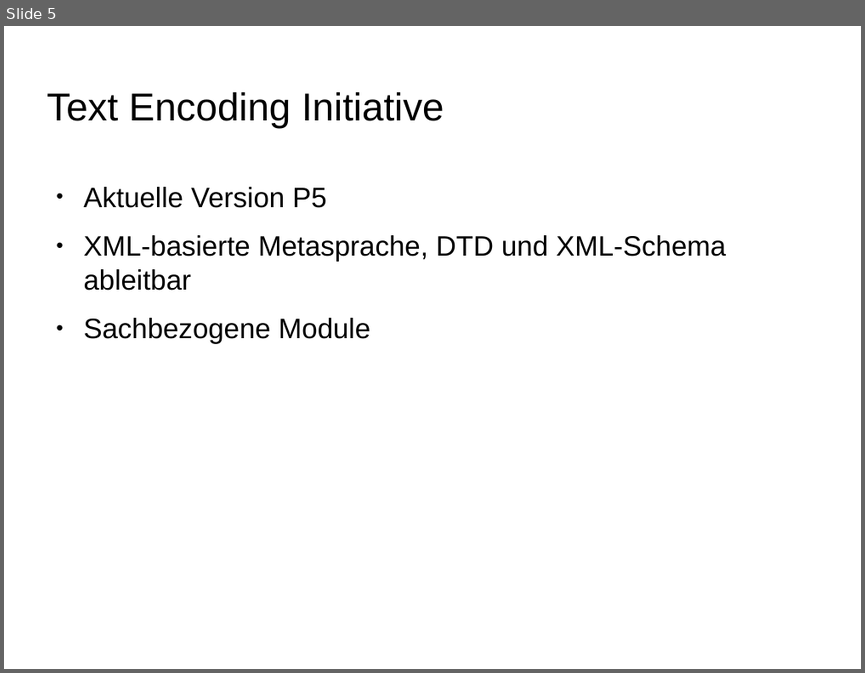
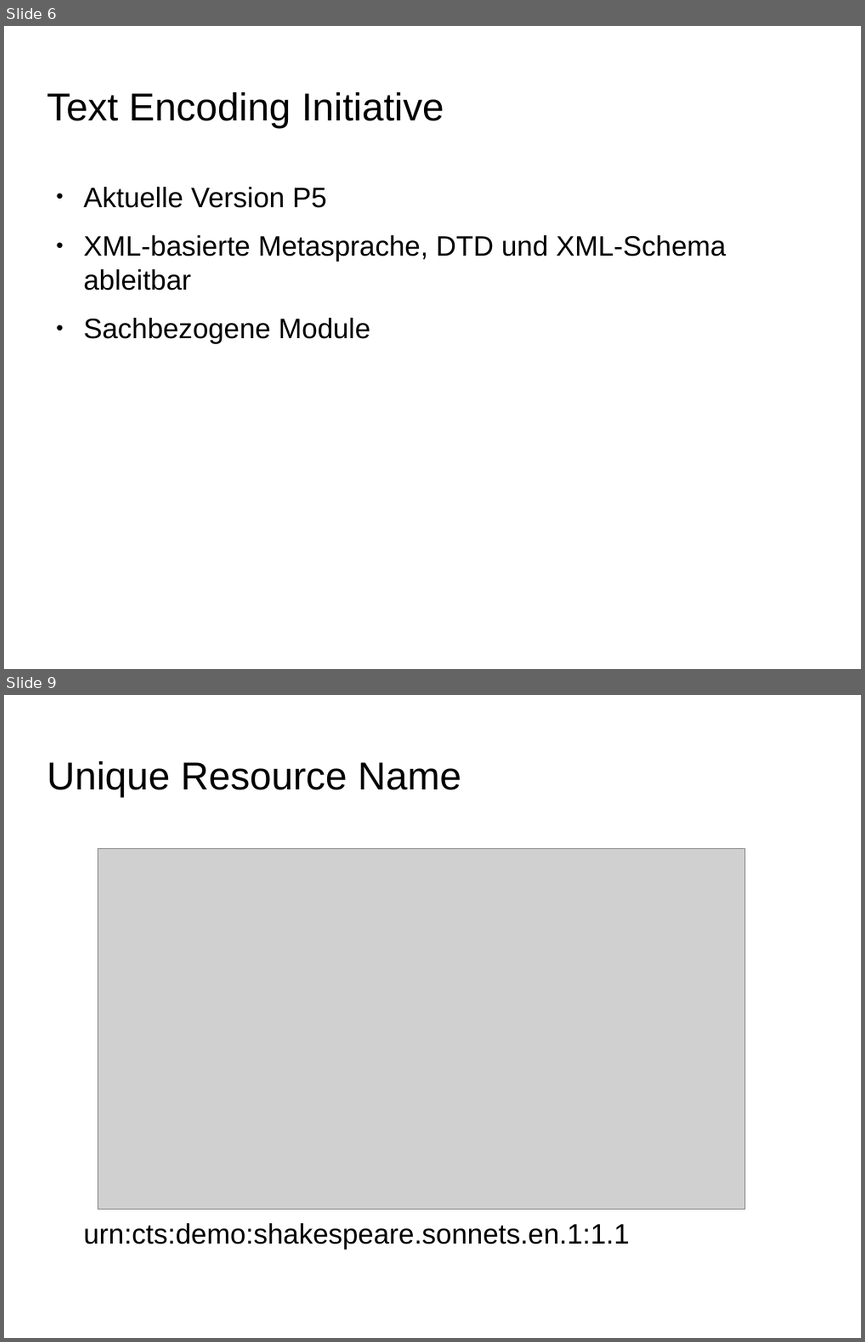
Before and after one commit to alkern/TeiRD, a slide deck: doc/präsentation.odp. Shown one above the other, each under a label of ours: slide 5 before the commit, slides 6 and 9 after it; the slides between them are not shown. The pictures are 865x673 and 865x1342 pixels, drawn with LibreOffice and Linux fonts; fonts in the diff are those of the drawing; grey boxes stand for pictures; background and template pictures are left out. Boxes give left, top, right and bottom in pixels: in the first picture for what was removed or moved away, otherwise in the second. Text is boxed around its words. In the diff, an @@ line names an element or a change of style, - is before the commit and + after.

```diff
--- a/doc/präsentation.odp
+++ b/doc/präsentation.odp
@@ slide 9 added at bbox=[4, 695, 861, 1338], background picture (left out) @@
@@ title added at bbox=[46, 761, 461, 798], 36 pt, text #000000 @@
+Unique Resource Name
@@ picture added at bbox=[98, 849, 745, 1210] @@
@@ text added at bbox=[84, 1223, 630, 1248], 26 pt, text #000000 @@
+urn:cts:demo:shakespeare.sonnets.en.1:1.1
@@ what was slide 5 is now slide 6 @@
```
Also in this commit, not shown: 7 slides changed, 13 other slides added, 5 other files.
